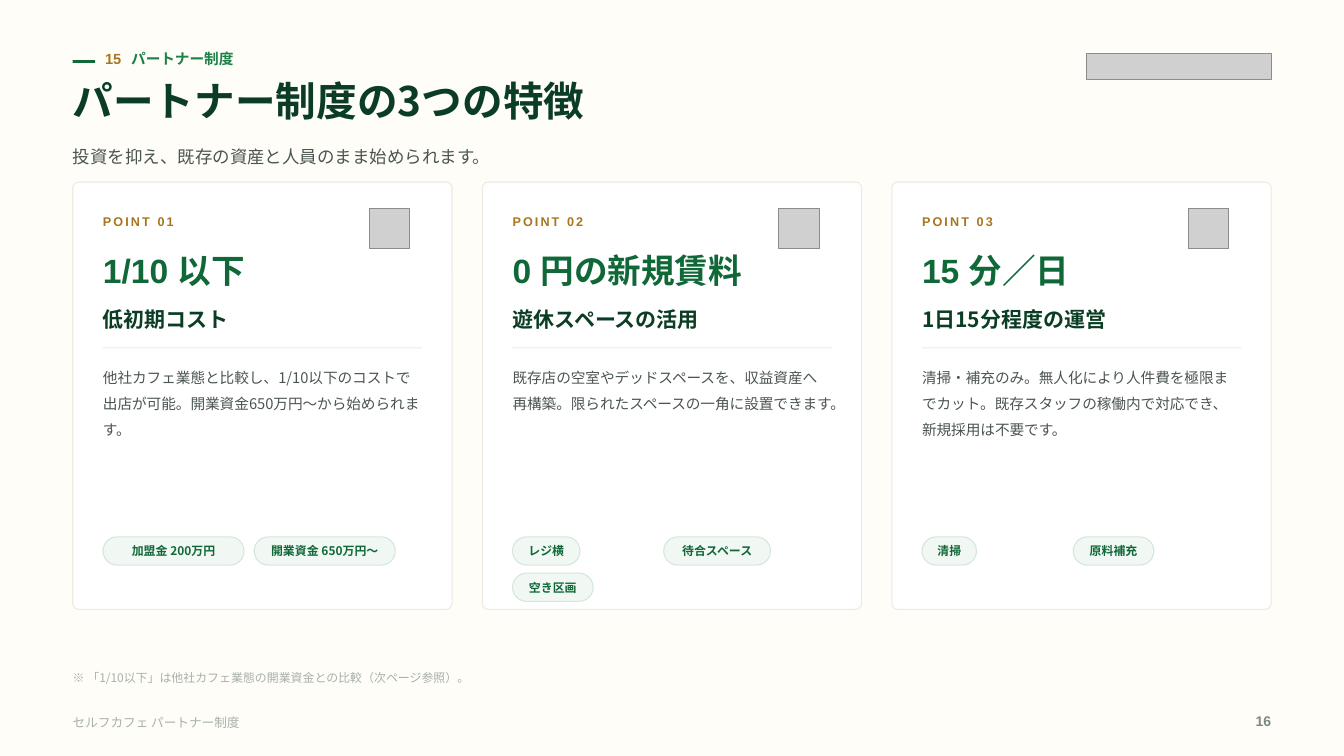
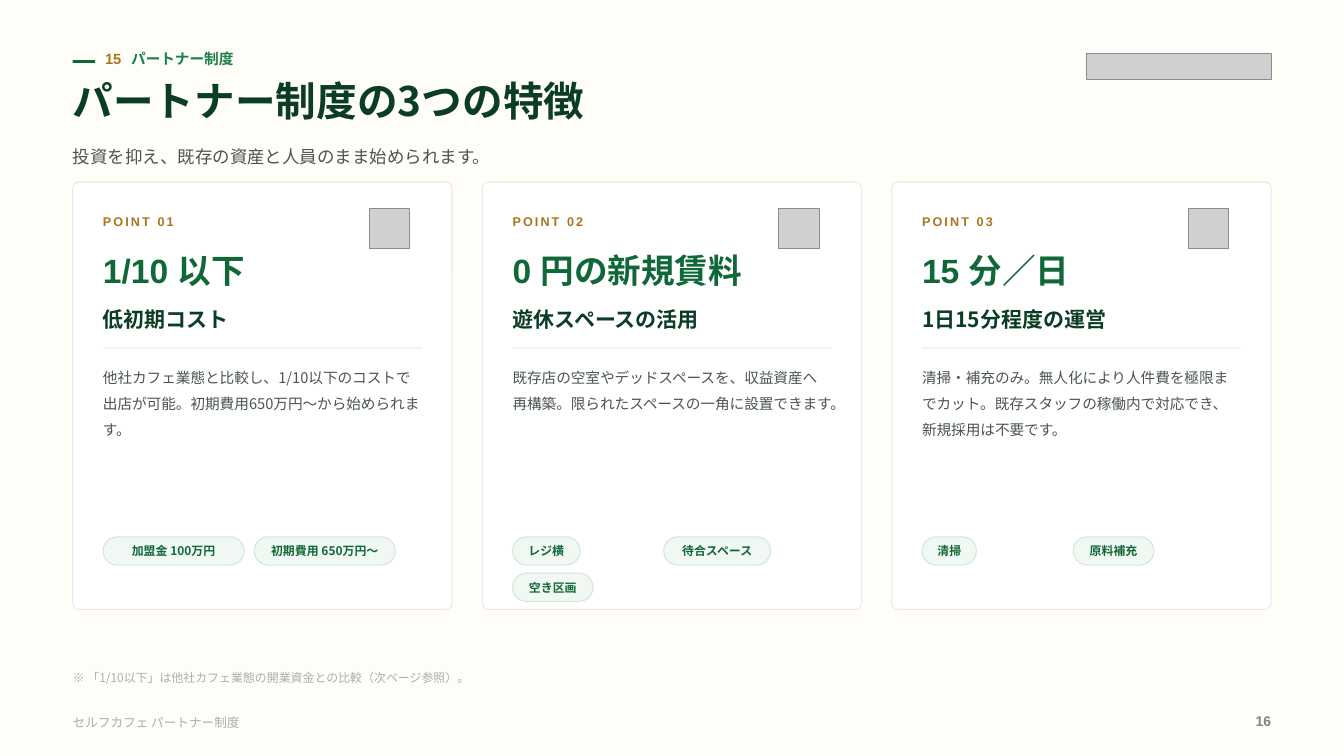
Before and after one commit to a5408071-cmd/suzuki-ceo, a slide deck: slide 16 of selfcafe-partner-deck/selfcafe-partner-deck.pptx. Drawn at 1344x756 pixels with LibreOffice and Linux fonts; fonts in the diff are those of the drawing; grey boxes stand for pictures. Boxes give left, top, right and bottom in pixels: in the first picture for what was removed or moved away, otherwise in the second. Text is boxed around its words. In the diff, an @@ line names an element or a change of style, - is before the commit and + after.

```diff
--- a/selfcafe-partner-deck/selfcafe-partner-deck.pptx
+++ b/selfcafe-partner-deck/selfcafe-partner-deck.pptx
@@ text at (x1=103, y1=370, x2=419, y2=436): text changed @@
-他社カフェ業態と比較し、1/10以下のコストで出店が可能。開業資金650万円〜から始められます。
+他社カフェ業態と比較し、1/10以下のコストで出店が可能。初期費用650万円〜から始められます。
@@ text at (x1=132, y1=543, x2=215, y2=559): text changed @@
-加盟金 200万円
+加盟金 100万円
@@ text at (x1=271, y1=543, x2=378, y2=559): text changed @@
-開業資金 650万円〜
+初期費用 650万円〜
```
Also in this commit, not shown: 4 other slides changed, 4 other files.
